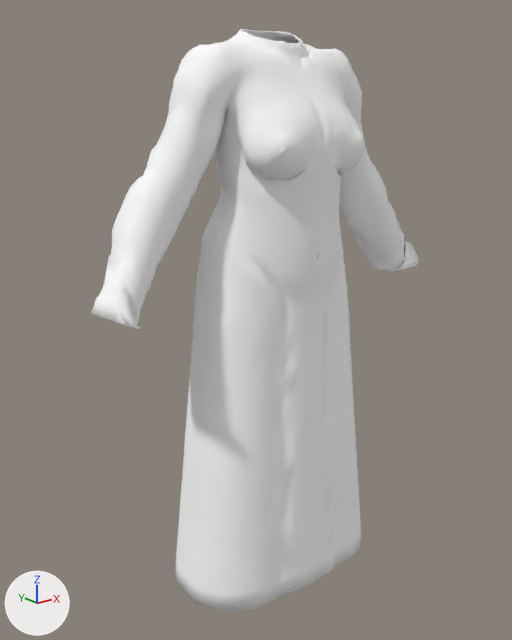
A saved change to the glTF model apps/web/public/models/templates/kaftan.glb.
One viewpoint serves both versions: a 50 mm lens placed at (-1.024, -1.241, 1.309), pointed at (-0.025, 0.008, 0.81). Lighting does not change. The marker at lower left points along +X, +Y and +Z. The older version comes first. Vertices at exactly the same position are counted once.

Objects in the first picture: 'kaftan_female'.
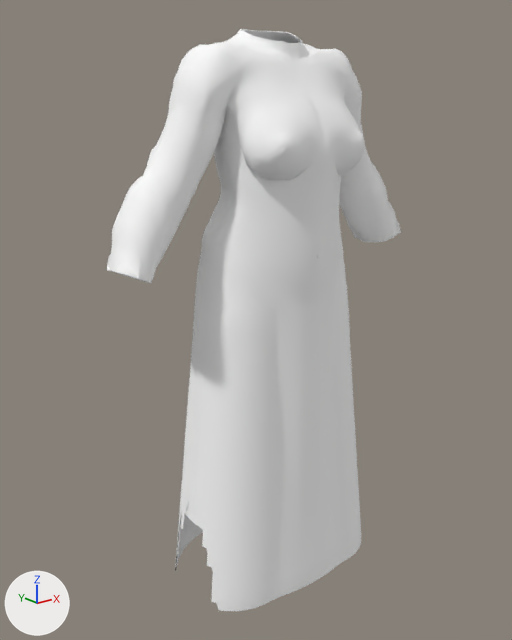
The change, as a list of edits to the scene's bpy script:
```text
Change mat_kaftan_female_mat:
    where n0 = _N.new('ShaderNodeBsdfPrincipled'); n0.name = 'Principled BSDF'
    add n0.inputs[0].default_value = (1.0, 1.0, 1.0, 1.0)  # 'Base Color', white #ffffff
    add n0.inputs[1].default_value = 0.02  # 'Metallic'
    n0.inputs[2].default_value: 0.8 -> 0.78  # 'Roughness'
    remove n2 = _N.new('ShaderNodeVertexColor'); n2.name = 'Color Attribute'
    remove _L.new(n2.outputs[0], n0.inputs[0])  # 'Color' to 'Base Color'
Change me_kaftan_female:
    used by ob_kaftan_female; location = (0.0, 0.0, 0.0)
    remove me_kaftan_female.from_pydata(...)  # 7818 vertices, 15652 faces; spans x -0.449..0.45, y -0.188..0.166, z 0.18..1.448
    add me_kaftan_female.from_pydata(...)  # 7265 vertices, 14147 faces; spans x -0.401..0.401, y -0.188..0.166, z 0.18..1.448
    me_kaftan_female part 1: 1 vertex moved within x 0.34, y 0.044, z 0.957; 323 vertices removed from x 0.331..0.45, y -0.106..0.058, z 0.877..0.988; 88 vertices added at x 0.327..0.401, y -0.074..0.06, z 0.954..0.99
    me_kaftan_female part 2: 309 vertices removed from x -0.449..-0.326, y -0.114..0.058, z 0.878..0.985; 103 vertices added at x -0.401..-0.325, y -0.073..0.058, z 0.953..0.99
    me_kaftan_female part 3: 155 vertices removed from x -0.266..-0.24, y -0.113..0.057, z 0.18..0.4; 100 vertices added at x -0.246..-0.236, y -0.118..0.062, z 0.18..0.414
    other edits to the shape of me_kaftan_female do not show in these pictures
```

Pixel boxes (x1, y1, x2, y2) of what changed, in the pictures (512 x 640 px; the box of a moved part takes in the faces that stretch with it):
'kaftan_female', reshaped (10% narrower): before (91, 29, 420, 611); after (106, 29, 401, 611)
part 1 of me_kaftan_female, cut back: before (353, 215, 420, 271); after (353, 215, 401, 242)
part 2 of me_kaftan_female, cut back: before (91, 256, 154, 329); after (106, 256, 154, 283)
part 3 of me_kaftan_female, moved or reshaped: (175, 489, 224, 611) in both
